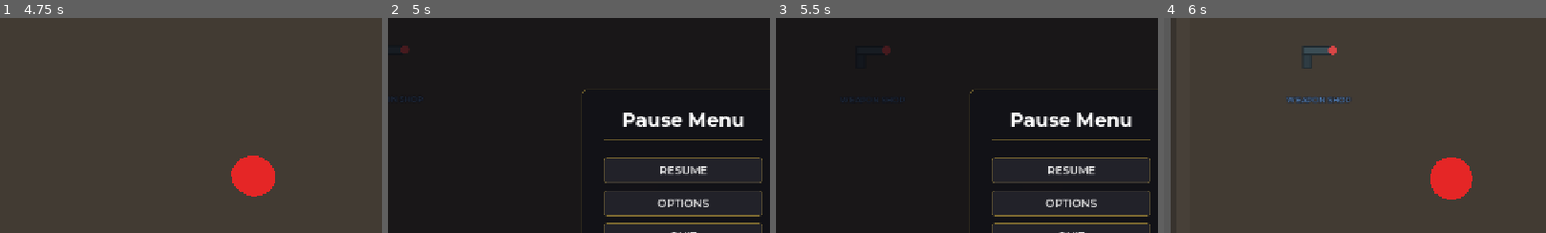
Above: before the commit, frames 1-4 (left to right).
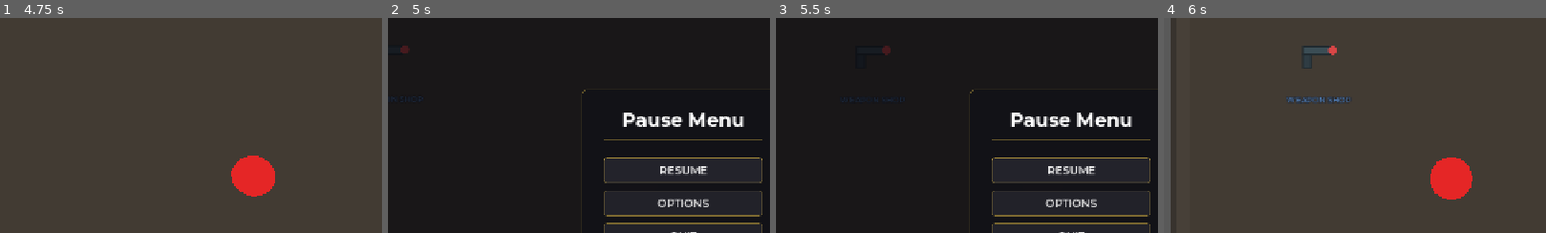
Above: after the commit, the same moments.

Repository: coyote321/BobaGame
Game: Godot game, scene res://Scenes/MainMenu.tscn
Two runs of this game, one before a commit and one after it. Both use one fixed random seed, a clock stepped at 60 frames per second and the inputs below. Sound files missing from this copy of the repository are replaced by a short silence.
Inputs (mouse positions are % of the whole screen's width and height, from its top left):
- Up to frame 1 (4.75 s): click "PLAY" at 0.5 s; tap Enter at 1.25 s; move the mouse to (72, 45) at 1.27 s; hold D (move_right) 1.28-2.03 s; hold Right mouse button (aim) 1.28-2.03 s; tap G (ability) at 1.35 s; click (72, 45) at 1.42 s; move the mouse to (30, 55) at 2.02 s; hold S (move_down) 2.03-2.78 s; right-click (30, 55) at 2.1 s; click (30, 55) at 2.17 s; tap Ctrl (crouch) at 2.3 s; move the mouse to (60, 28) at 2.77 s; hold D (move_right) 2.78-3.53 s; hold Ctrl (crouch) 2.78-3.53 s; click (60, 28) at 2.92 s; tap E (interact) at 3.05, 3.6 s; move the mouse to (45, 70) at 3.52 s; hold W (move_up) 3.53-4.28 s; click (45, 70) at 3.67 s; tap Shift (sprint) at 3.8 s; move the mouse to (80, 65) at 4.27 s; hold A (move_left) from 4.28 s (still down); hold Shift (sprint) from 4.28 s (still down); click (80, 65) at 4.42 s; tap 1 (weapon_1) at 4.55 s
- Up to frame 2 (5 s): keep holding A (move_left); keep holding Shift (sprint); tap Escape (pause) at 4.9 s
- Up to frame 3 (5.5 s): keep holding A (move_left); move the mouse to (20, 35) at 5.02 s; release Shift (sprint) at 5.03 s; tap 1 (weapon_1) at 5.1 s; click (20, 35) at 5.17 s; tap 2 (weapon_2) at 5.3 s
- Up to frame 4 (6 s): release A (move_left) at 5.75 s; click "RESUME" at 5.75 s
The pictures show only the part of the screen within x 11-61%, y 13-63%; the shares and areas given below are measured in that part.

Frame 1 is identical in both runs. In frame 2, 0.2% of the frame differs, in the area x 56-98%, y 64-76%; in frame 3, 0.2%; in frame 4, nothing differs.

Commit message:
controller mechs

Diff:
--- a/Scripts/EndScreen.gd
+++ b/Scripts/EndScreen.gd
@@ -8,6 +8,7 @@
 func _ready():
 	retry_button.pressed.connect(_on_retry_pressed)
 	main_menu_button.pressed.connect(_on_main_menu_pressed)
+	retry_button.call_deferred("grab_focus")
 
 
 	var stats_text = "Day " + str(GameManager.day)
--- a/Scripts/GameManager.gd
+++ b/Scripts/GameManager.gd
@@ -277,6 +277,73 @@
 		var ev_aim = InputEventMouseButton.new()
 		ev_aim.button_index = MOUSE_BUTTON_RIGHT
 		InputMap.action_add_event("aim", ev_aim)
+
+	if not InputMap.has_action("attack"):
+		InputMap.add_action("attack")
+		var ev_atk = InputEventMouseButton.new()
+		ev_atk.button_index = MOUSE_BUTTON_LEFT
+		InputMap.action_add_event("attack", ev_atk)
+
+	_ensure_joypad_bindings()
+
+func _ensure_joypad_bindings() -> void:
+	# Xbox/Joypad bindings: add once if missing from any action.
+	# Axis constants: 0/1 = left stick X/Y, 2/3 = right stick X/Y, 4 = LT, 5 = RT.
+	# Button constants (Godot JoyButton): 0=A 1=B 2=X 3=Y 4=Back 6=Start
+	#   7=L3 8=R3 9=LB 10=RB 11=DPAD_UP 12=DPAD_DOWN 13=DPAD_LEFT 14=DPAD_RIGHT
+	var axis_map := {
+		"move_up":    [{"axis": 1, "value": -1.0}],
+		"move_down":  [{"axis": 1, "value":  1.0}],
+		"move_left":  [{"axis": 0, "value": -1.0}],
+		"move_right": [{"axis": 0, "value":  1.0}],
+		"aim":        [{"axis": 4, "value":  1.0}],
+		"attack":     [{"axis": 5, "value":  1.0}],
+	}
+	var button_map := {
+		"move_up":    [11],
+		"move_down":  [12],
+		"move_left":  [13],
+		"move_right": [14],
+		"sprint":     [3, 7],
+		"crouch":     [1],
+		"interact":   [0],
+		"ability":    [2],
+		"weapon_1":   [9],
+		"weapon_2":   [10],
+		"weapon_3":   [8],
+		"pause":      [6, 4],
+	}
+
+	for action in axis_map.keys():
+		if not InputMap.has_action(action):
+			continue
+		for cfg in axis_map[action]:
+			if not _action_has_joy_axis(action, cfg.axis, cfg.value):
+				var ev := InputEventJoypadMotion.new()
+				ev.axis = cfg.axis
+				ev.axis_value = cfg.value
+				InputMap.action_add_event(action, ev)
+
+	for action in button_map.keys():
+		if not InputMap.has_action(action):
+			continue
+		for btn in button_map[action]:
+			if not _action_has_joy_button(action, btn):
+				var ev := InputEventJoypadButton.new()
+				ev.button_index = btn
+				InputMap.action_add_event(action, ev)
+
+func _action_has_joy_button(action: String, btn: int) -> bool:
+	for ev in InputMap.action_get_events(action):
+		if ev is InputEventJoypadButton and ev.button_index == btn:
+			return true
+	return false
+
+func _action_has_joy_axis(action: String, axis: int, value: float) -> bool:
+	for ev in InputMap.action_get_events(action):
+		if ev is InputEventJoypadMotion and ev.axis == axis and sign(ev.axis_value) == sign(value):
+			return true
+	return false
 
 
 func add_xp(amount: int):
--- a/Scripts/MainMenu.gd
+++ b/Scripts/MainMenu.gd
@@ -35,6 +35,8 @@
 
 	_animate_intro()
 	GameManager.reset_game()
+
+	start_button.call_deferred("grab_focus")
 
 func _animate_intro() -> void:
 	var column := $CenterColumn
@@ -100,7 +102,7 @@
 	_add_slider(vbox, "MUSIC VOLUME", "Music")
 
 	var controls := Label.new()
-	controls.text = "WASD Move  |  Shift Sprint  |  Ctrl Crouch\nE Interact  |  1/2 Weapons  |  G Dash\nLMB Attack  |  RMB Aim"
+	controls.text = "KB/M: WASD Move | Shift Sprint | Ctrl Crouch | E Interact\n1/2/3 Weapons | G Ability | LMB Attack | RMB Aim | Esc Pause\nXbox: L-Stick Move | R-Stick Aim | RT Shoot | LT Aim\nA Interact | B Crouch | X Ability | Y Sprint\nLB/RB/R3 Weapons | Start Pause"
 	controls.add_theme_font_size_override("font_size", 11)
 	controls.add_theme_color_override("font_color", Color(0.5, 0.5, 0.5))
 	vbox.add_child(controls)
@@ -112,8 +114,9 @@
 	close_btn.add_theme_font_size_override("font_size", 14)
 	close_btn.add_theme_color_override("font_color", Color(0.7, 0.7, 0.7))
 	close_btn.add_theme_color_override("font_hover_color", ACCENT_GOLD)
-	close_btn.pressed.connect(func(): options_panel.queue_free(); options_panel = null)
+	close_btn.pressed.connect(func(): options_panel.queue_free(); options_panel = null; start_button.call_deferred("grab_focus"))
 	vbox.add_child(close_btn)
+	close_btn.call_deferred("grab_focus")
 
 func _add_slider(parent: VBoxContainer, label_text: String, bus_name: String) -> void:
 	var lbl := Label.new()
--- a/Scripts/PauseMenu.gd
+++ b/Scripts/PauseMenu.gd
@@ -70,6 +70,8 @@
 
 func show_pause_menu() -> void:
 	control_root.visible = true
+	if resume_button:
+		resume_button.call_deferred("grab_focus")
 
 func hide_pause_menu() -> void:
 	control_root.visible = false
@@ -94,6 +96,8 @@
 	if _options_panel and is_instance_valid(_options_panel):
 		_options_panel.queue_free()
 	_options_panel = null
+	if control_root.visible and resume_button:
+		resume_button.call_deferred("grab_focus")
 
 func _show_options_panel() -> void:
 	_options_panel = Panel.new()
@@ -134,7 +138,7 @@
 	_add_slider(vbox, "MUSIC VOLUME", "Music")
 
 	var controls_label := Label.new()
-	controls_label.text = "WASD Move  |  Shift Sprint  |  Ctrl Crouch\nE Interact  |  1/2/3 Weapons  |  G Dash\nLMB Attack  |  RMB Aim  |  Esc Pause"
+	controls_label.text = "KB/M: WASD Move | Shift Sprint | Ctrl Crouch | E Interact\n1/2/3 Weapons | G Ability | LMB Attack | RMB Aim | Esc Pause\nXbox: L-Stick Move | R-Stick Aim | RT Shoot | LT Aim\nA Interact | B Crouch | X Ability | Y Sprint\nLB/RB/R3 Weapons | Start Pause"
 	controls_label.add_theme_font_size_override("font_size", 11)
 	controls_label.add_theme_color_override("font_color", Color(0.5, 0.5, 0.55))
 	controls_label.horizontal_alignment = HORIZONTAL_ALIGNMENT_CENTER
@@ -149,6 +153,7 @@
 	close_btn.add_theme_color_override("font_hover_color", ACCENT_GOLD)
 	close_btn.pressed.connect(_close_options_panel)
 	vbox.add_child(close_btn)
+	close_btn.call_deferred("grab_focus")
 
 func _add_slider(parent: VBoxContainer, label_text: String, bus_name: String) -> void:
 	var lbl := Label.new()
--- a/Scripts/ShopController.gd
+++ b/Scripts/ShopController.gd
@@ -70,6 +70,28 @@
 	if active_zone == "mission":
 		var btn = $UI_Layer/MissionPanel/StartBtn
 		btn.visible = GameManager.target_order_received
+
+	# Give first interactive control focus so controller users can navigate.
+	var panel: Control = null
+	if active_zone == "counter":
+		panel = ui_boba_panel
+	elif active_zone == "upgrade":
+		panel = ui_upgrade_panel
+	elif active_zone == "mission":
+		panel = ui_mission_panel
+	if panel:
+		var first_btn := _find_first_button(panel)
+		if first_btn:
+			first_btn.call_deferred("grab_focus")
+
+func _find_first_button(node: Node) -> Button:
+	for child in node.get_children():
+		if child is Button and child.visible:
+			return child
+		var nested := _find_first_button(child)
+		if nested:
+			return nested
+	return null
 
 func _make_panel_style(bg: Color = BG_DARK, border: Color = ACCENT_GOLD_DIM, radius: int = 6) -> StyleBoxFlat:
 	var s := StyleBoxFlat.new()
--- a/project.godot
+++ b/project.godot
@@ -35,58 +35,93 @@
 [input]
 
 move_up={
-"deadzone": 0.5,
+"deadzone": 0.2,
 "events": [Object(InputEventKey,"resource_local_to_scene":false,"resource_name":"","device":0,"window_id":0,"alt_presse …(189 unchanged characters)…
+, Object(InputEventJoypadMotion,"resource_local_to_scene":false,"resource_name":"","device":-1,"axis":1,"axis_value":-1.0,"script":null)
+, Object(InputEventJoypadButton,"resource_local_to_scene":false,"resource_name":"","device":-1,"button_index":11,"pressure":0.0,"pressed":false,"script":null)
 ]
 }
 move_down={
-"deadzone": 0.5,
+"deadzone": 0.2,
 "events": [Object(InputEventKey,"resource_local_to_scene":false,"resource_name":"","device":0,"window_id":0,"alt_presse …(189 unchanged characters)…
+, Object(InputEventJoypadMotion,"resource_local_to_scene":false,"resource_name":"","device":-1,"axis":1,"axis_value":1.0,"script":null)
+, Object(InputEventJoypadButton,"resource_local_to_scene":false,"resource_name":"","device":-1,"button_index":12,"pressure":0.0,"pressed":false,"script":null)
 ]
 }
 move_left={
-"deadzone": 0.5,
+"deadzone": 0.2,
 "events": [Object(InputEventKey,"resource_local_to_scene":false,"resource_name":"","device":0,"window_id":0,"alt_presse …(189 unchanged characters)…
+, Object(InputEventJoypadMotion,"resource_local_to_scene":false,"resource_name":"","device":-1,"axis":0,"axis_value":-1.0,"script":null)
+, Object(InputEventJoypadButton,"resource_local_to_scene":false,"resource_name":"","device":-1,"button_index":13,"pressure":0.0,"pressed":false,"script":null)
 ]
 }
 move_right={
-"deadzone": 0.5,
+"deadzone": 0.2,
 "events": [Object(InputEventKey,"resource_local_to_scene":false,"resource_name":"","device":0,"window_id":0,"alt_presse …(189 unchanged characters)…
+, Object(InputEventJoypadMotion,"resource_local_to_scene":false,"resource_name":"","device":-1,"axis":0,"axis_value":1.0,"script":null)
+, Object(InputEventJoypadButton,"resource_local_to_scene":false,"resource_name":"","device":-1,"button_index":14,"pressure":0.0,"pressed":false,"script":null)
 ]
 }
 sprint={
 "deadzone": 0.5,
 "events": [Object(InputEventKey,"resource_local_to_scene":false,"resource_name":"","device":0,"window_id":0,"alt_presse …(194 unchanged characters)…
+, Object(InputEventJoypadButton,"resource_local_to_scene":false,"resource_name":"","device":-1,"button_index":7,"pressure":0.0,"pressed":false,"script":null)
+, Object(InputEventJoypadButton,"resource_local_to_scene":false,"resource_name":"","device":-1,"button_index":3,"pressure":0.0,"pressed":false,"script":null)
 ]
 }
 crouch={
 "deadzone": 0.5,
 "events": [Object(InputEventKey,"resource_local_to_scene":false,"resource_name":"","device":0,"window_id":0,"alt_presse …(194 unchanged characters)…
+, Object(InputEventJoypadButton,"resource_local_to_scene":false,"resource_name":"","device":-1,"button_index":1,"pressure":0.0,"pressed":false,"script":null)
 ]
 }
 aim={
-"deadzone": 0.5,
+"deadzone": 0.3,
 "events": [Object(InputEventMouseButton,"resource_local_to_scene":false,"resource_name":"","device":-1,"window_id":0,"a …(253 unchanged characters)…
+, Object(InputEventJoypadMotion,"resource_local_to_scene":false,"resource_name":"","device":-1,"axis":4,"axis_value":1.0,"script":null)
+]
+}
+attack={
+"deadzone": 0.3,
+"events": [Object(InputEventMouseButton,"resource_local_to_scene":false,"resource_name":"","device":-1,"window_id":0,"alt_pressed":false,"shift_pressed":false,"ctrl_pressed":false,"meta_pressed":false,"button_mask":0,"position":Vector2(0, 0),"global_position":Vector2(0, 0),"factor":1.0,"button_index":1,"canceled":false,"pressed":false,"double_click":false,"script":null)
+, Object(InputEventJoypadMotion,"resource_local_to_scene":false,"resource_name":"","device":-1,"axis":5,"axis_value":1.0,"script":null)
 ]
 }
 weapon_1={
 "deadzone": 0.5,
 "events": [Object(InputEventKey,"resource_local_to_scene":false,"resource_name":"","device":0,"window_id":0,"alt_presse …(189 unchanged characters)…
+, Object(InputEventJoypadButton,"resource_local_to_scene":false,"resource_name":"","device":-1,"button_index":9,"pressure":0.0,"pressed":false,"script":null)
 ]
 }
 weapon_2={
 "deadzone": 0.5,
 "events": [Object(InputEventKey,"resource_local_to_scene":false,"resource_name":"","device":0,"window_id":0,"alt_presse …(189 unchanged characters)…
+, Object(InputEventJoypadButton,"resource_local_to_scene":false,"resource_name":"","device":-1,"button_index":10,"pressure":0.0,"pressed":false,"script":null)
+]
+}
+weapon_3={
+"deadzone": 0.5,
+"events": [Object(InputEventKey,"resource_local_to_scene":false,"resource_name":"","device":0,"window_id":0,"alt_pressed":false,"shift_pressed":false,"ctrl_pressed":false,"meta_pressed":false,"pressed":false,"keycode":0,"physical_keycode":51,"key_label":0,"unicode":0,"location":0,"echo":false,"script":null)
+, Object(InputEventJoypadButton,"resource_local_to_scene":false,"resource_name":"","device":-1,"button_index":8,"pressure":0.0,"pressed":false,"script":null)
 ]
 }
 ability={
 "deadzone": 0.5,
 "events": [Object(InputEventKey,"resource_local_to_scene":false,"resource_name":"","device":0,"window_id":0,"alt_presse …(189 unchanged characters)…
+, Object(InputEventJoypadButton,"resource_local_to_scene":false,"resource_name":"","device":-1,"button_index":2,"pressure":0.0,"pressed":false,"script":null)
 ]
 }
 interact={
 "deadzone": 0.5,
 "events": [Object(InputEventKey,"resource_local_to_scene":false,"resource_name":"","device":0,"window_id":0,"alt_presse …(189 unchanged characters)…
+, Object(InputEventJoypadButton,"resource_local_to_scene":false,"resource_name":"","device":-1,"button_index":0,"pressure":0.0,"pressed":false,"script":null)
+]
+}
+pause={
+"deadzone": 0.5,
+"events": [Object(InputEventKey,"resource_local_to_scene":false,"resource_name":"","device":0,"window_id":0,"alt_pressed":false,"shift_pressed":false,"ctrl_pressed":false,"meta_pressed":false,"pressed":false,"keycode":0,"physical_keycode":4194305,"key_label":0,"unicode":0,"location":0,"echo":false,"script":null)
+, Object(InputEventJoypadButton,"resource_local_to_scene":false,"resource_name":"","device":-1,"button_index":6,"pressure":0.0,"pressed":false,"script":null)
+, Object(InputEventJoypadButton,"resource_local_to_scene":false,"resource_name":"","device":-1,"button_index":4,"pressure":0.0,"pressed":false,"script":null)
 ]
 }
 
